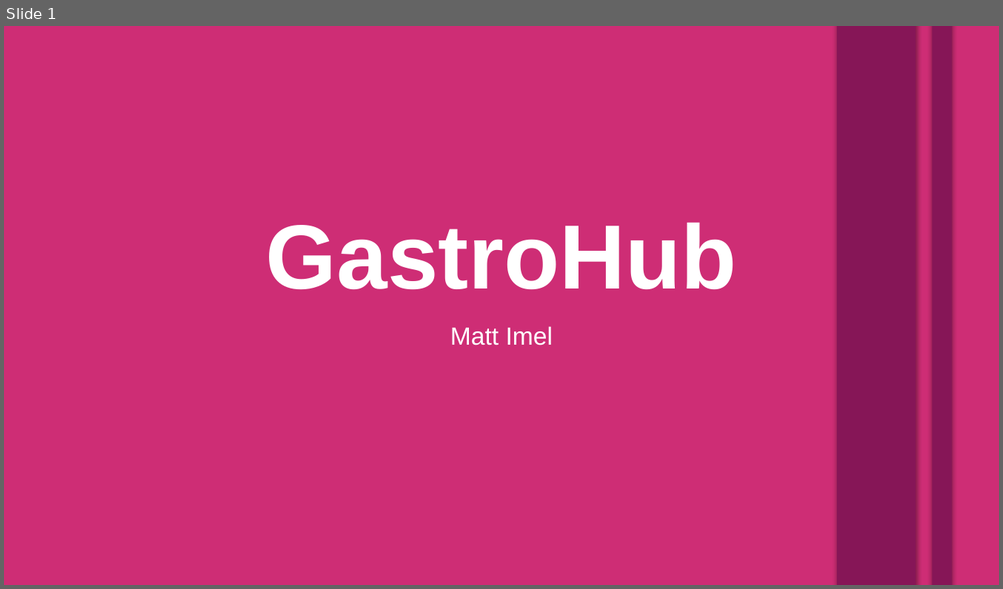
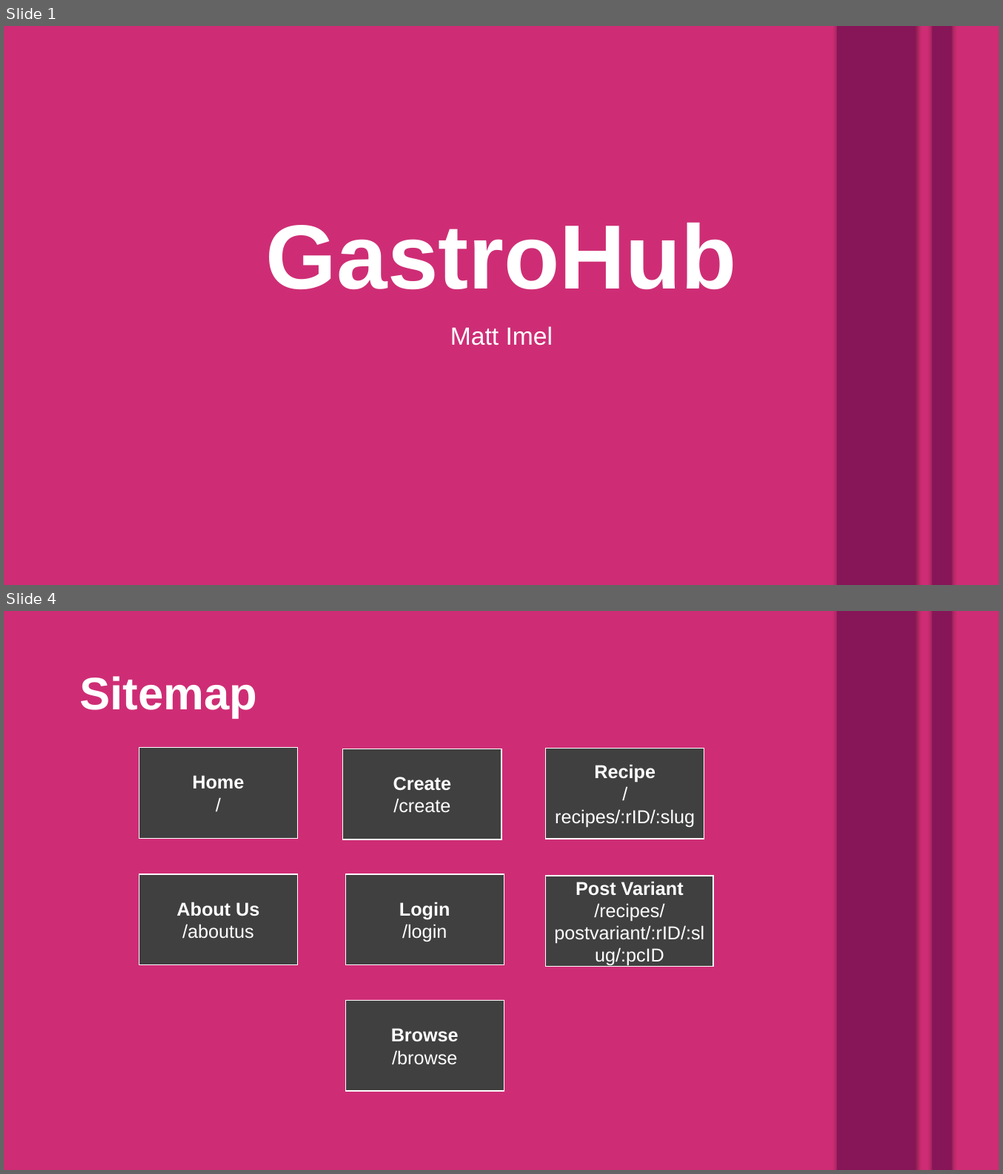
Before and after one commit to Mimel/KState-CIS598-FinalProject, a slide deck: FinalPresentation.pptx. Shown one above the other, each under a label of ours: slide 1 before the commit, slides 1 and 4 after it; the slides between them are not shown. The pictures are 1003x589 and 1003x1174 pixels, drawn with LibreOffice and Linux fonts; fonts in the diff are those of the drawing. Boxes give left, top, right and bottom in pixels: in the first picture for what was removed or moved away, otherwise in the second. Text is boxed around its words. In the diff, an @@ line names an element or a change of style, - is before the commit and + after.

```diff
--- a/FinalPresentation.pptx
+++ b/FinalPresentation.pptx
@@ slide 4 added at <box>4,611,999,1170</box>, background #CE2D75 @@
@@ rectangle added at <box>4,611,206,1170</box>, fill #CE2D75 @@
@@ rectangle added at <box>45,611,325,1170</box>, fill #CE2D75 @@
@@ rectangle added at <box>554,611,833,1170</box>, fill #CE2D75 @@
@@ rectangle added at <box>836,611,915,1170</box>, fill #861657 @@
@@ rectangle added at <box>932,611,952,1170</box>, fill #861657 @@
@@ text added at <box>79,676,256,718</box>, 44 pt, text #FFFFFF, bold @@
+Sitemap
@@ rectangle added at <box>139,748,297,839</box>, fill #404040, outline #FFFFFF 1 pt, 18 pt, text #FFFFFF, bold @@
+Home
+/
@@ rectangle added at <box>343,749,501,840</box>, fill #404040, outline #FFFFFF 1 pt, 18 pt, text #FFFFFF @@
+Create
+/create
@@ rectangle added at <box>546,749,704,840</box>, fill #404040, outline #FFFFFF 1 pt, 18 pt, text #FFFFFF @@
+Recipe
+/recipes/:rID/:slug
@@ rectangle added at <box>139,874,297,965</box>, fill #404040, outline #FFFFFF 1 pt, 18 pt, text #FFFFFF @@
+About Us
+/aboutus
@@ rectangle added at <box>346,874,504,965</box>, fill #404040, outline #FFFFFF 1 pt, 18 pt, text #FFFFFF @@
+Login
+/login
@@ rectangle added at <box>546,876,714,967</box>, fill #404040, outline #FFFFFF 1 pt, 18 pt, text #FFFFFF @@
+Post Variant
+/recipes/postvariant/:rID/:slug/:pcID
@@ rectangle added at <box>346,1000,504,1091</box>, fill #404040, outline #FFFFFF 1 pt, 18 pt, text #FFFFFF @@
+Browse
+/browse
```
Also in this commit, not shown: 11 slides changed, 1 other slide added, 1 slide removed, 11 other files.
